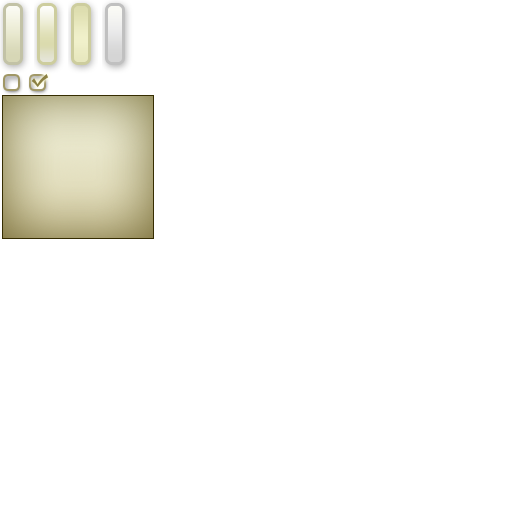
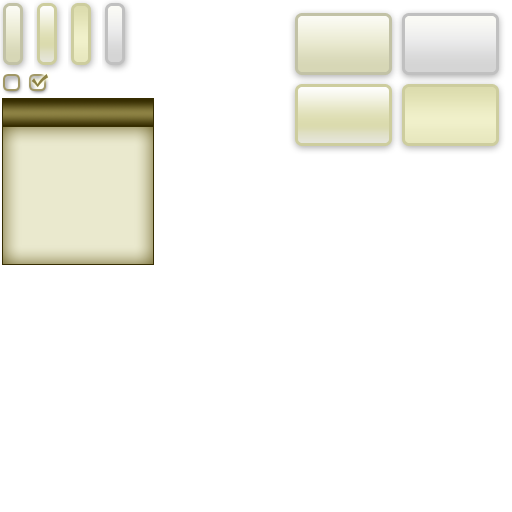
Two versions of the same layered image (512 × 512). Layer-by-layer changes:
added layer "窗口背景" above "标题栏" over [2, 126, 154, 265]
renamed "窗口背景" to "标题栏", painted on it over [2, 95, 154, 239]
showed "灰度" over [402, 13, 499, 75]
showed "正常" over [295, 13, 392, 75]
showed "按下" over [402, 84, 499, 146]
showed "悬停" over [295, 84, 392, 146]
